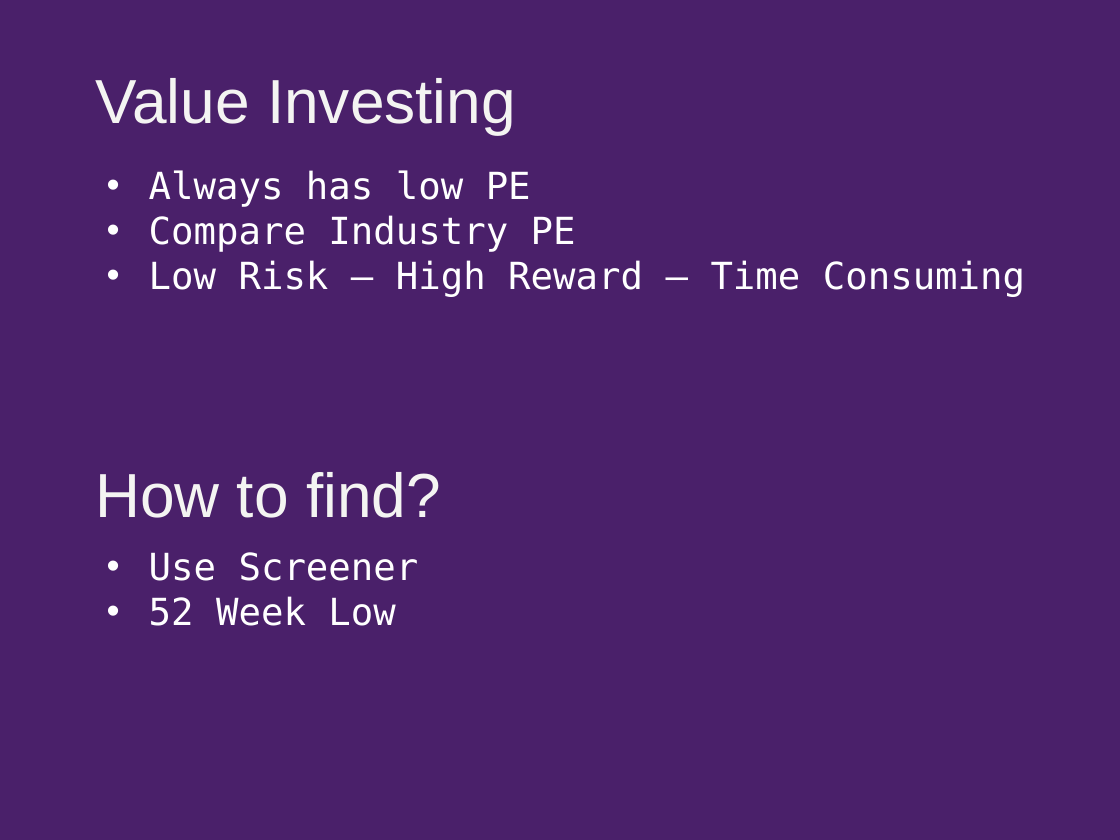
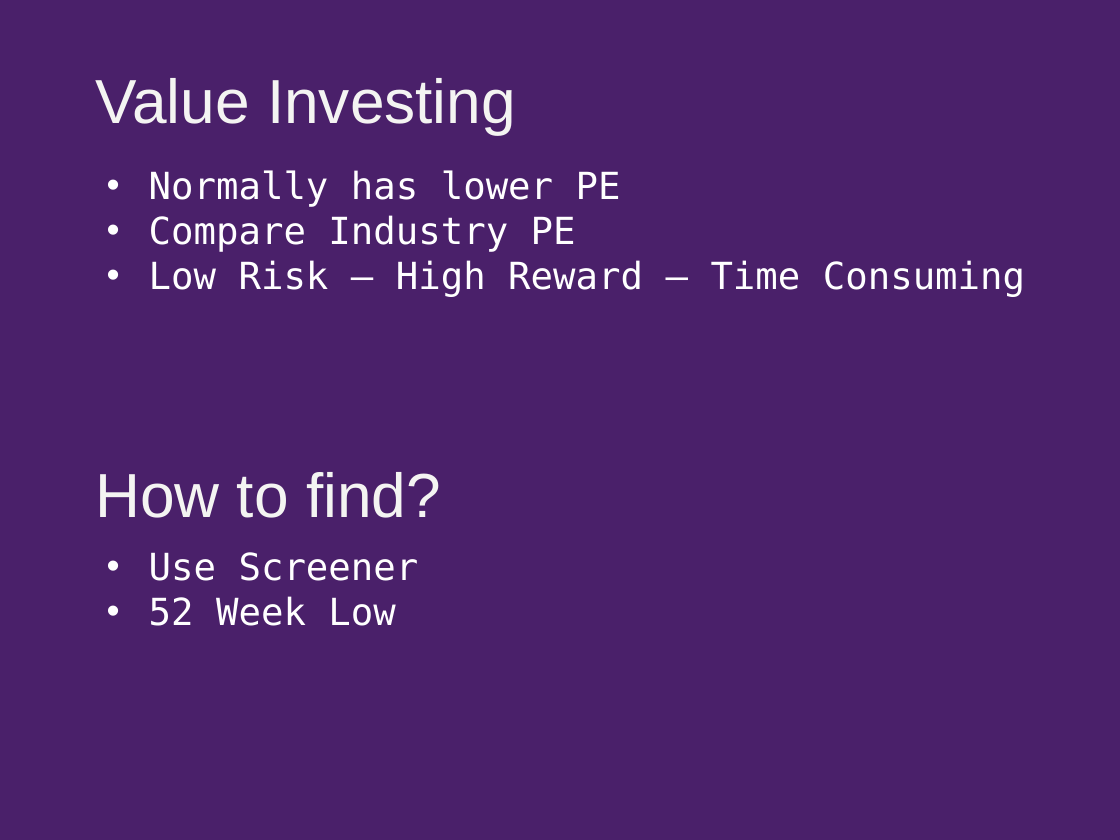
Before and after one commit to shoeb072022/SkeptiBullData, a slide deck: slide 4 of Introductory lecture/Investment Strategies.pptx (slide 3 before the commit). Drawn at 1120x840 pixels with LibreOffice and Linux fonts; fonts in the diff are those of the drawing. Boxes give left, top, right and bottom in pixels: in the first picture for what was removed or moved away, otherwise in the second. Text is boxed around its words. In the diff, an @@ line names an element or a change of style, - is before the commit and + after.

```diff
--- a/Introductory lecture/Investment Strategies.pptx
+++ b/Introductory lecture/Investment Strategies.pptx
@@ text at (149, 170, 621, 207): text changed @@
-• Always has low PE
+• Normally has lower PE
```
Also in this commit, not shown: 2 slides added, 23 other files.
